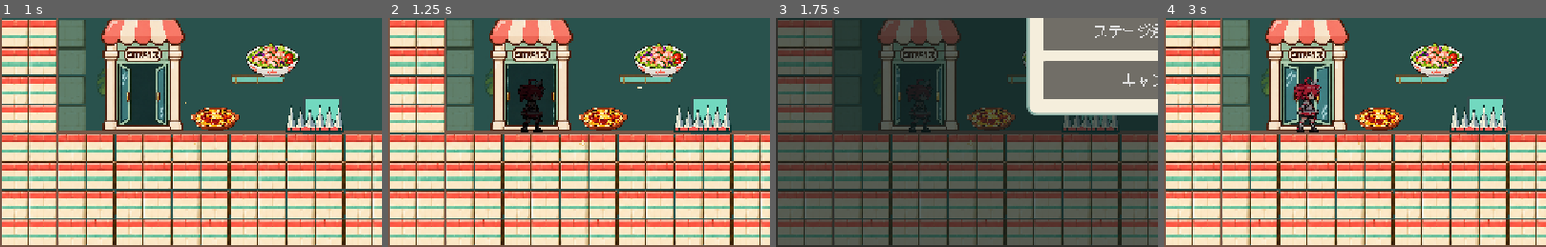
Above: before the commit, frames 1-4 (left to right).
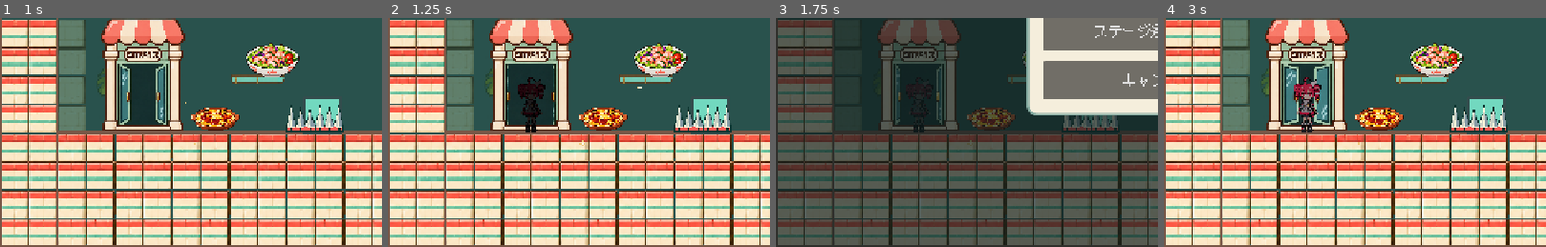
Above: after the commit, the same moments.

Repository: syun77/gd_bungee_gum
Game: Godot game, scene res://scenes/stage_select.tscn
Same seed, same stepped clock (60 frames per second), same inputs: the game is played once before the commit and once after it. Sound files missing from this copy of the repository are replaced by a short silence.
Inputs (mouse positions are % of the whole screen's width and height, from its top left):
- Up to frame 1 (1 s): click "はじめる" at 0.5 s
- Up to frame 2 (1.25 s): no input
- Up to frame 3 (1.75 s): click "メニュー" at 1.25 s
- Up to frame 4 (3 s): click "リトライ" at 2 s; tap Enter (ui_accept) at 2.75 s; move the mouse to (72, 45) at 2.77 s; hold D (move_right) from 2.78 s (still down); hold X (gum_action) from 2.78 s (still down); click (72, 45) at 2.92 s
The pictures show only the part of the screen within x 0-50%, y 50-100%; the shares and areas given below are measured in that part.

Frame 1 is identical in both runs. In frame 2, 0.6% of the frame differs, in the area x 34-42%, y 25-50%; in frame 3, less than 0.1%; in frame 4, 0.8%.

Commit message:
入口と出口を実装

Diff:
--- a/gd-bungee-gum/scripts/game.gd
+++ b/gd-bungee-gum/scripts/game.gd
@@ -94,12 +94,13 @@
 func _begin_exit() -> void:
 	if restarting or cleared or entrance.active or exit_door.started or is_instance_valid(death_effect):
 		return
+	var vertical_speed: float = player.velocity.y
 	gum.detach("STAGE EXIT")
 	gum.hide()
 	player.reset_motion()
 	player.afterimages.clear()
 	$LandingDustEffect.stop()
-	exit_door.begin(player.sprite)
+	exit_door.begin(player, vertical_speed)
 
 func _setup_stage() -> void:
 	if stage_scene != null:
--- a/gd-bungee-gum/scripts/stage_entrance.gd
+++ b/gd-bungee-gum/scripts/stage_entrance.gd
@@ -4,6 +4,8 @@
 const OPEN_TIME := 0.40
 const EMERGE_TIME := 0.50
 const TOTAL_TIME := CLOSED_HOLD + OPEN_TIME + EMERGE_TIME
+const FRONT_POSE := &"entrance_front"
+const FRONT_TEXTURE := preload("res://assets/characters/teto_front_entrance.png")
 var elapsed := 0.0
 var active := false
 var actor: AnimatedSprite2D
@@ -24,7 +26,12 @@
 	frame = 0
 	actor.hide()
 	actor.self_modulate = Color(0, 0, 0, actor_color.a)
-	actor.play(&"idle")
+	if not actor.sprite_frames.has_animation(FRONT_POSE):
+		actor.sprite_frames.add_animation(FRONT_POSE)
+		actor.sprite_frames.add_frame(FRONT_POSE, FRONT_TEXTURE)
+	actor.flip_h = false
+	actor.play(FRONT_POSE)
+	actor.pause()
 
 func step(delta: float) -> void:
 	if not active:
@@ -44,4 +51,5 @@
 		active = false
 		frame = 0
 		actor.self_modulate = actor_color
+		actor.play(&"idle")
 		actor.show()
--- a/gd-bungee-gum/scripts/stage_exit.gd
+++ b/gd-bungee-gum/scripts/stage_exit.gd
@@ -1,6 +1,9 @@
 extends Sprite2D
 ## Contact sensing and presentation; Game owns the gameplay lock and completion.
 signal player_entered
+const APPROACH_SPEED := 120.0
+const REAR_POSE := &"exit_back"
+const REAR_TEXTURE := preload("res://assets/characters/teto_back_exit.png")
 const OPEN_TIME := 0.40
 const FADE_TIME := 0.50
 const CLOSE_TIME := 0.40
@@ -8,6 +11,10 @@
 var elapsed := 0.0
 var active := false
 var started := false
+var approaching := false
+var settling := false
+var fall_speed := 0.0
+var body: CharacterBody2D
 var actor: AnimatedSprite2D
 var actor_color := Color.WHITE
 
@@ -34,19 +41,38 @@
 		if body.is_in_group("player") and not started:
 			player_entered.emit())
 
-func begin(sprite: AnimatedSprite2D) -> void:
+func begin(player: CharacterBody2D, vertical_speed := 0.0) -> void:
 	if started:
 		return
 	started = true
 	active = true
-	actor = sprite
+	body = player
+	actor = body.get_node("AnimatedSprite2D")
 	actor_color = actor.self_modulate
-	actor.play(&"idle")
+	settling = true
+	fall_speed = vertical_speed
+	approaching = false
+	actor.scale = body.sprite_rest_scale
+	actor.position = body.sprite_rest_position
+	actor.rotation = 0.0
+	actor.flip_h = body.global_position.x > global_position.x
+	actor.play(&"jump")
+	actor.pause()
+	actor.frame = 2 if fall_speed < -80.0 else 5
+	if not actor.sprite_frames.has_animation(REAR_POSE):
+		actor.sprite_frames.add_animation(REAR_POSE)
+		actor.sprite_frames.add_frame(REAR_POSE, REAR_TEXTURE)
 	elapsed = 0.0
 	frame = 0
 
 func step(delta: float) -> void:
 	if not active:
+		return
+	if settling:
+		_step_landing(delta)
+		return
+	if approaching:
+		_step_approach(delta)
 		return
 	elapsed = minf(elapsed + delta, TOTAL_TIME)
 	if elapsed < OPEN_TIME:
@@ -63,3 +89,33 @@
 	if elapsed >= TOTAL_TIME:
 		frame = 0
 		active = false
+
+func _step_approach(delta: float) -> void:
+	var offset_to_door := Vector2(global_position.x - body.global_position.x, 0.0)
+	if absf(offset_to_door.x) > 0.5:
+		actor.flip_h = offset_to_door.x < 0.0
+	var motion := offset_to_door.limit_length(APPROACH_SPEED * delta)
+	for slide in 4:
+		var collision := body.move_and_collide(motion)
+		if collision == null:
+			break
+		motion = collision.get_remainder().slide(collision.get_normal())
+		if motion.is_zero_approx():
+			break
+	if absf(body.global_position.x - global_position.x) <= 0.5:
+		approaching = false
+		actor.flip_h = false
+		actor.play(REAR_POSE)
+		actor.pause()
+
+func _step_landing(delta: float) -> void:
+	fall_speed += body.settings.gravity * delta
+	actor.frame = 2 if fall_speed < -80.0 else (3 if fall_speed < 80.0 else 5)
+	var collision := body.move_and_collide(Vector2(0, fall_speed * delta))
+	if collision == null:
+		return
+	fall_speed = 0.0
+	if collision.get_normal().dot(Vector2.UP) >= cos(body.floor_max_angle):
+		settling = false
+		approaching = true
+		actor.play(&"run")
--- a/gd-bungee-gum/tools/verify_stage_entrance.gd
+++ b/gd-bungee-gum/tools/verify_stage_entrance.gd
@@ -32,14 +32,20 @@
 		while not player.sprite.visible:
 			await ticks(1)
 		check(player.sprite.visible and player.sprite.self_modulate.r < 0.2, "Character emerges nearly black")
+		check(player.sprite.animation == &"entrance_front" and not player.sprite.is_playing(), "Emergence uses static front pose")
+		check(not player.sprite.flip_h, "Front pose is unmirrored")
+		var pose: Texture2D = player.sprite.sprite_frames.get_frame_texture(&"entrance_front", 0)
+		check(pose.resource_path == "res://assets/characters/teto_front_entrance.png" and pose.get_size() == Vector2(256, 256), "Normalized front artwork selected")
 		var open_frame: int = entrance.frame
 		await ticks(12)
 		check(entrance.frame < open_frame and player.sprite.self_modulate.r > 0.4, "Closing and color recovery happen together")
 		check(player.global_position == start, "Movement remains locked during fade")
+		check(player.sprite.animation == &"entrance_front", "Front pose remains throughout fade/closing")
 		Input.action_release("move_right")
 		await ticks(20)
 		check(not entrance.active and entrance.frame == 0, "Sequence finishes closed")
 		check(player.sprite.self_modulate == Color.WHITE and player.sprite.visible, "Character normal color restored")
+		check(player.sprite.animation != &"entrance_front", "Gameplay animations resume after entrance")
 		check(not game.gum.connected(), "Held suppressed shot never queues")
 		check(player.external_velocity.y >= 0.0, "Held suppressed jump never queues")
 		Input.action_release("jump")
@@ -60,6 +66,7 @@
 	root.add_child(game)
 	check(not game.entrance.active and game.player.sprite.visible, "Checkpoint skips entrance sequence")
 	check(not game.active_checkpoint.is_empty(), "Checkpoint restored")
+	check(game.player.sprite.animation != &"entrance_front", "Checkpoint uses normal gameplay artwork")
 	game.free()
 	await process_frame
 	print("Stage entrance: %s" % ("PASS" if failures == 0 else "FAIL"))
--- a/gd-bungee-gum/tools/verify_stage_exit.gd
+++ b/gd-bungee-gum/tools/verify_stage_exit.gd
@@ -30,14 +30,29 @@
 		await ticks()
 		check(door.active and not game.cleared, "Actual capsule/Area contact starts sequence: " + path)
 		check(door.frame == 0 and player.sprite.visible and player.sprite.self_modulate == Color.WHITE, "Start closed, actor normal")
-		var fixed_position: Vector2 = player.position
+		check(door.settling and player.sprite.animation == &"jump", "Exit first waits for floor contact")
+		game._physics_process(1.0 / 60.0)
+		check(not door.settling and player.sprite.animation == &"run" and player.sprite.flip_h, "Grounded contact starts run toward center from right")
+		var approach_start: Vector2 = player.global_position
 		for action in ["move_right", "jump", "gum_action"]:
 			Input.action_press(action)
 		player.external_velocity = Vector2(300, -200)
+		game._physics_process(0.1)
+		check(player.global_position.x < approach_start.x and player.global_position.x > door.global_position.x, "Approach moves progressively without teleport")
+		check(player.sprite.animation == &"run" and door.frame == 0 and door.elapsed == 0.0, "Run while approaching, door timeline waits")
+		check(player.external_velocity == Vector2.ZERO and not game.gum.connected(), "Opposing input/jump/gum cannot interrupt approach")
+		for tick in 120:
+			if not door.approaching:
+				break
+			game._physics_process(1.0 / 60.0)
+		check(not door.approaching and player.global_position.distance_to(door.global_position) <= 0.5, "Reaches actual door center")
+		check(player.sprite.animation == &"exit_back" and not player.sprite.is_playing() and not player.sprite.flip_h, "Switches to static rear pose at center")
+		check(player.sprite.sprite_frames.get_frame_texture(&"exit_back", 0).resource_path == "res://assets/characters/teto_back_exit.png", "Uses approved rear artwork")
+		var fixed_position: Vector2 = player.position
 		game._physics_process(0.2)
 		check(door.frame > 0 and player.sprite.self_modulate == Color.WHITE, "Open before darkening")
 		game._physics_process(0.2)
-		check(door.frame == 5 and player.sprite.visible, "Fully open before fade")
+		check(door.frame == 5 and player.sprite.visible and player.sprite.animation == &"exit_back", "Rear pose remains fully open before fade")
 		game._physics_process(0.25)
 		check(door.frame == 5 and is_equal_approx(player.sprite.self_modulate.r, 0.5) and player.sprite.self_modulate.a == 1.0, "Vertex RGB darkens while alpha stays opaque")
 		check(player.position == fixed_position and player.external_velocity == Vector2.ZERO, "Movement and momentum reset during exit")
@@ -59,17 +74,54 @@
 	var game = load("res://scenes/game_stage_2.tscn").instantiate()
 	root.add_child(game)
 	game._physics_process(game.entrance.TOTAL_TIME)
-	game.player.global_position = game.exit_door.global_position
+	game.player.global_position = game.exit_door.global_position + Vector2(-25, -8)
 	await ticks()
 	check(game.exit_door.active, "Live Game contact begins exit")
+	check(game.exit_door.settling and game.player.sprite.animation == &"jump", "Airborne contact waits in air pose")
+	check(is_equal_approx(game.player.global_position.x, game.exit_door.global_position.x - 25.0), "No horizontal approach before landing")
 	game.pause_menu.open()
 	var elapsed: float = game.exit_door.elapsed
+	var paused_position: Vector2 = game.player.global_position
 	await create_timer(0.08, true).timeout
-	check(game.exit_door.elapsed == elapsed and not game.cleared, "Pause freezes exit before clear")
+	check(game.exit_door.elapsed == elapsed and game.player.global_position == paused_position and not game.cleared, "Pause freezes exit before clear")
 	game.pause_menu.close()
-	await ticks(6)
+	for tick in 120:
+		if game.exit_door.elapsed > elapsed:
+			break
+		await ticks(1)
+	check(not game.exit_door.approaching and game.player.global_position.distance_to(game.exit_door.global_position) <= 0.5, "Live airborne approach aligns at floor/door center")
 	check(game.exit_door.elapsed > elapsed, "Cancel resumes exit")
 	game.free()
 	await process_frame
+	# An upward-moving entry retains its vertical arc, with no horizontal motion until landing.
+	var airborne_game = load("res://scenes/game_stage_2.tscn").instantiate()
+	root.add_child(airborne_game)
+	airborne_game.set_physics_process(false)
+	airborne_game._physics_process(airborne_game.entrance.TOTAL_TIME)
+	var airborne_player = airborne_game.player
+	var airborne_door = airborne_game.exit_door
+	airborne_player.global_position = airborne_door.global_position + Vector2(-25, -40)
+	airborne_player.velocity = Vector2(200, -160)
+	airborne_game._begin_exit()
+	var entry: Vector2 = airborne_player.global_position
+	Input.action_press("move_right")
+	Input.action_press("jump")
+	Input.action_press("gum_action")
+	airborne_game._physics_process(1.0 / 60.0)
+	check(airborne_player.global_position.y < entry.y and airborne_player.global_position.x == entry.x, "Vertical entry momentum retained without horizontal drift")
+	var landed := false
+	for tick in 120:
+		if not airborne_door.settling:
+			landed = true
+			break
+		airborne_game._physics_process(1.0 / 60.0)
+		check(airborne_player.global_position.x == entry.x and airborne_door.elapsed == 0.0, "Landing wait suppresses input and door timeline")
+	check(landed and absf(airborne_player.global_position.y - airborne_door.global_position.y) < 0.5, "Gravity lands on actual floor before run")
+	check(airborne_player.sprite.animation == &"run" and not airborne_player.sprite.flip_h, "Landing switches to run facing center")
+	check(not airborne_game.gum.connected() and not airborne_game.gum.visible, "Landing wait blocks gum")
+	for action in ["move_right", "jump", "gum_action"]:
+		Input.action_release(action)
+	airborne_game.free()
+	await process_frame
 	print("Stage exit: %s" % ("PASS" if failures == 0 else "FAIL"))
 	quit(0 if failures == 0 else 1)
Binary file added: gd-bungee-gum/assets/characters/teto_back_exit.png
Not shown, added: gd-bungee-gum/assets/characters/teto_back_exit.png.import
Binary file added: gd-bungee-gum/assets/characters/teto_front_entrance.png
Not shown, added: gd-bungee-gum/assets/characters/teto_front_entrance.png.import
Not shown, changed: AGENTS.md
Not shown, changed: WORKLOG.md
Not shown, added: specs/character-back-exit.md
Not shown, added: specs/character-front-entrance.md
Not shown, changed: specs/stage-entrance-art.md
Not shown, changed: specs/stage-exit-art.md
